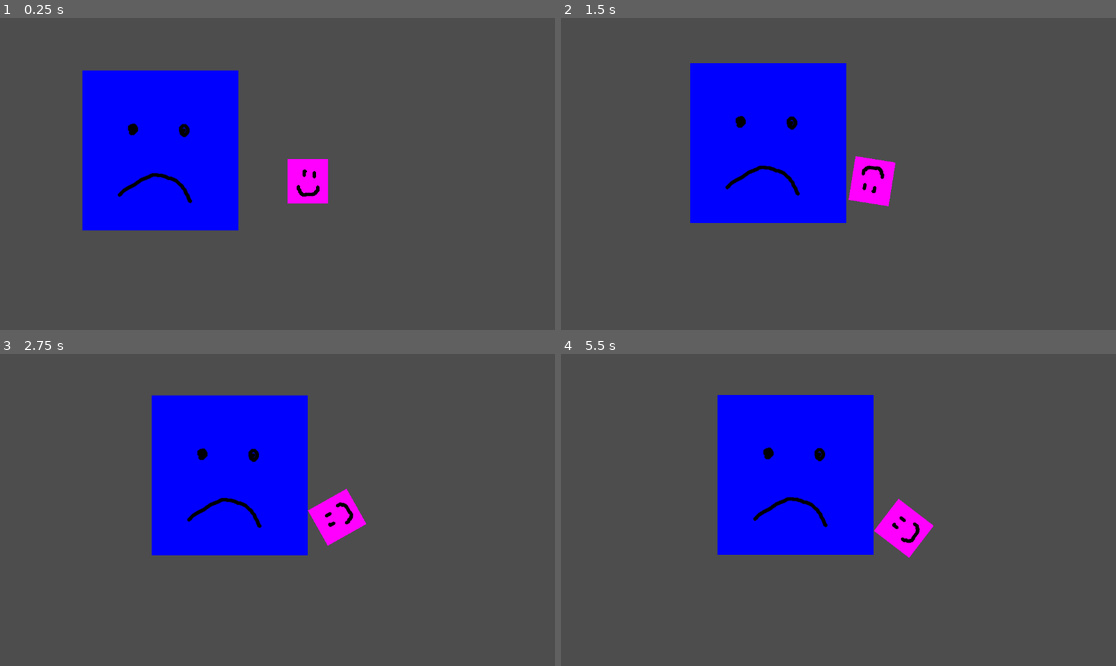
Above: before the commit, frames 1-4 (two rows, left to right).
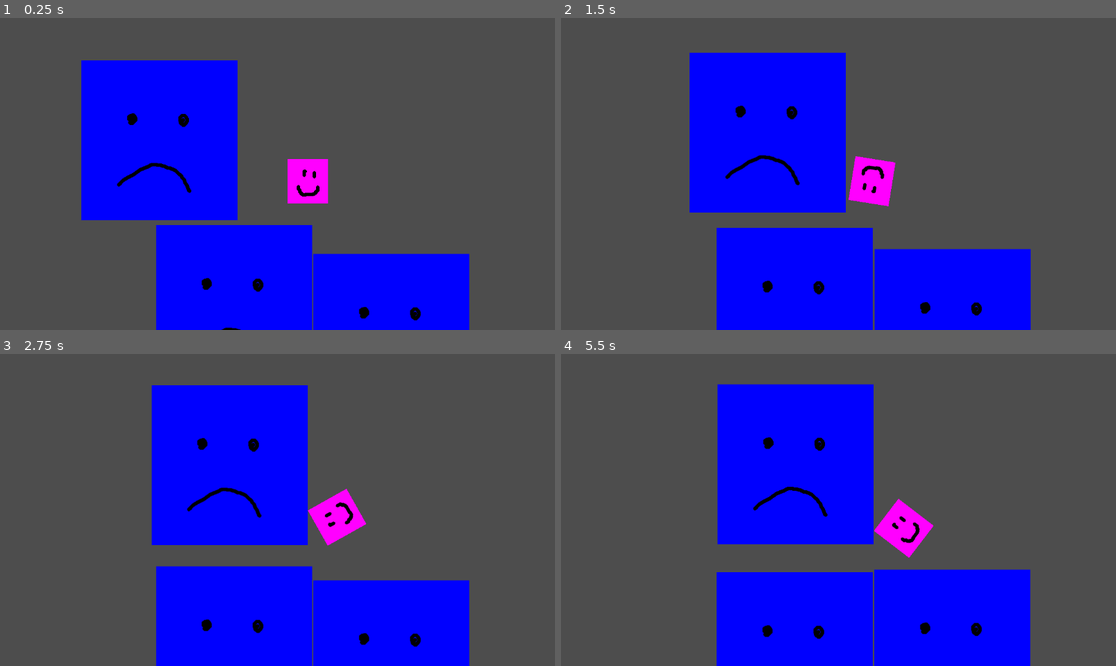
Above: after the commit, the same moments.

Repository: bytedev-code/the-sad-unicorn
Game: Godot game, scene res://game.tscn
Same seed, same stepped clock (60 frames per second), same inputs: the game is played once before the commit and once after it.
Inputs:
- Up to frame 1 (0.25 s): no input
- Up to frame 2 (1.5 s): hold D (player_rotate_right) 0.53-1.28 s; hold A (player_rotate_left) from 1.28 s (still down)
- Up to frame 3 (2.75 s): release A (player_rotate_left) at 2.03 s; hold D (player_rotate_right) from 2.03 s (still down)
- Up to frame 4 (5.5 s): release D (player_rotate_right) at 2.78 s; hold W (player_forward) 2.78-3.53 s; hold A (player_rotate_left) from 3.53 s (still down)

The runs differ from the first frame. In frame 1, 19% of the frame differs, in the area x 14-85%, y 13-100%; in frame 2, 19%; in frame 3, 19%; in frame 4, 20%, in the area x 28-85%, y 9-100%.

Commit message:
add playground wrapping, enemy generation

Diff:
--- a/enemy.gd
+++ b/enemy.gd
@@ -1,3 +1,4 @@
+class_name Enemy
 extends RigidBody2D
 
 
@@ -16,3 +17,5 @@
 func _process(delta):
 	var motion = _direction * _speed * delta
 	move_and_collide(motion)
+
+	Globals.screen_wrap(self)
--- /dev/null
+++ b/game.gd
@@ -0,0 +1,19 @@
+extends Node2D
+
+signal on_gamestart()
+
+@export var enemy_blueprints: Array[PackedScene] = []
+@export var enemy_container: NodePath
+
+var rng = RandomNumberGenerator.new()
+
+# Called when the node enters the scene tree for the first time.
+func _ready():
+	for i in range(2):
+		var enemy = enemy_blueprints[0].instantiate()
+		enemy.position = Vector2(
+			rng.randf_range(0, 1000),
+			rng.randf_range(0, 800)
+		)
+		get_node(enemy_container).add_child(enemy)
+	on_gamestart.emit()
--- a/game.tscn
+++ b/game.tscn
@@ -1,9 +1,13 @@
-[gd_scene load_steps=3 format=3 uid="uid://bn04dsdp1jpme"]
+[gd_scene load_steps=4 format=3 uid="uid://bn04dsdp1jpme"]
 
+[ext_resource type="Script" path="res://game.gd" id="1_i82ie"]
 [ext_resource type="PackedScene" uid="uid://yaolwrsv7rof" path="res://player.tscn" id="1_uqs0x"]
 [ext_resource type="PackedScene" uid="uid://bjcdoe0d0l8r4" path="res://blueprints/dummy.tscn" id="2_q8o6g"]
 
 [node name="game" type="Node2D"]
+script = ExtResource("1_i82ie")
+enemy_blueprints = Array[PackedScene]([ExtResource("2_q8o6g")])
+enemy_container = NodePath("enemies")
 
 [node name="player" parent="." instance=ExtResource("1_uqs0x")]
 position = Vector2(639, 339)
--- /dev/null
+++ b/globals.gd
@@ -0,0 +1,15 @@
+extends Node2D
+
+func screen_wrap(node: Node2D):
+	var screen_size = get_viewport_rect().size
+	var halfSpriteSize = node.get_node("Sprite2D").get_texture().get_size() * 0.5
+	var originalPosition = node.position
+	var position = originalPosition
+	position.x = 0 - halfSpriteSize.x if position.x > screen_size.x + halfSpriteSize.x else position.x
+	position.x = screen_size.x + halfSpriteSize.x if position.x < 0 - halfSpriteSize.x else position.x
+	position.y = 0 - halfSpriteSize.y if position.y > screen_size.y + halfSpriteSize.y else position.y
+	position.y = screen_size.y + halfSpriteSize.y if position.y < 0 - halfSpriteSize.y else position.y
+	var wrapped = position != originalPosition
+	if wrapped:
+		node.position = position
+	return wrapped
--- a/player.gd
+++ b/player.gd
@@ -8,6 +8,8 @@
 
 var _hp = 3
 var _is_invincible = false
+
+@onready var screen_size = get_viewport_rect().size
 
 @onready var InvincibleTimer = $InvincibleTimer
 
@@ -32,9 +34,12 @@
 
 	move_and_slide()
 
+	Globals.screen_wrap(self)
+
 	if get_slide_collision_count() > 0 and not _is_invincible:
 		var collider = get_slide_collision(0)
 		_get_damage()
+
 
 func _get_damage():
 	_hp -= 1
--- a/project.godot
+++ b/project.godot
@@ -14,6 +14,10 @@
 run/main_scene="res://game.tscn"
 config/features=PackedStringArray("4.2", "Mobile")
 config/icon="res://icon.svg"
+
+[autoload]
+
+Globals="*res://globals.gd"
 
 [input]
 
Binary file added: assets/projectile.png
Not shown, added: assets/projectile.png.import
